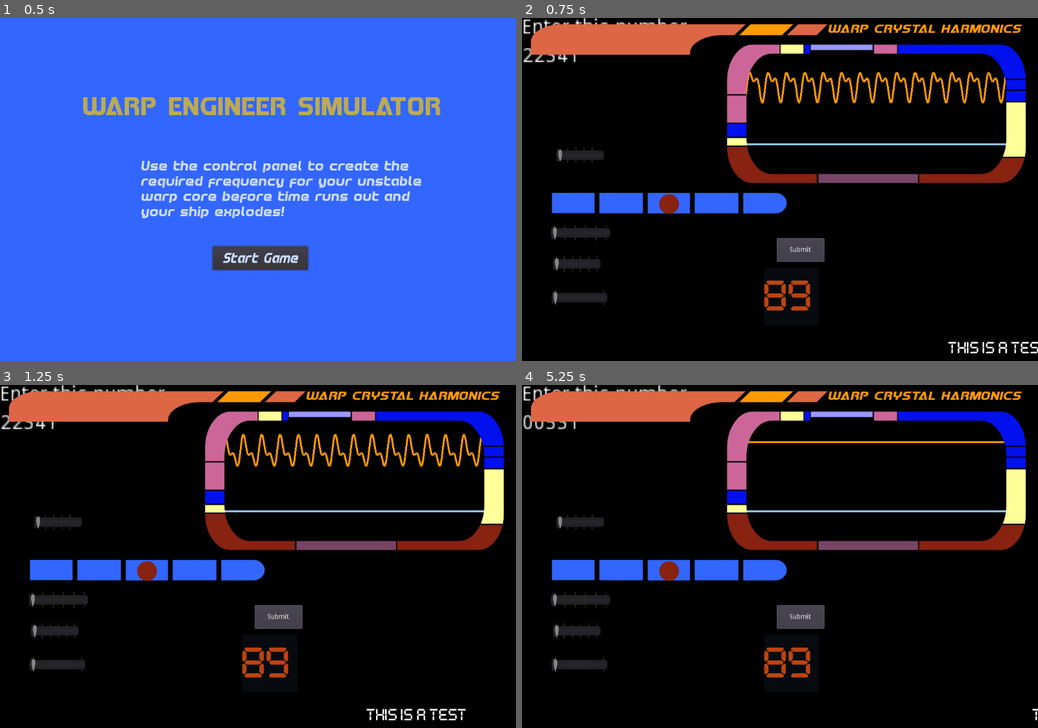
Above: before the commit, frames 1-4 (two rows, left to right).
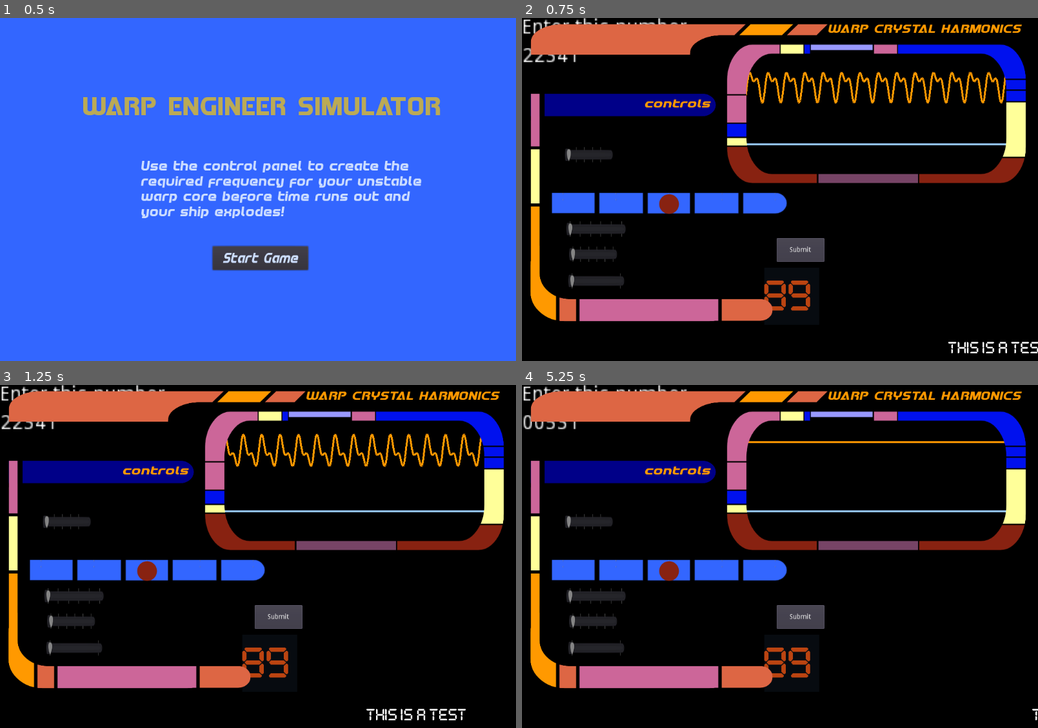
Above: after the commit, the same moments.

Repository: squiggle-at-squiggle/LDJam49
Game: Godot game, scene res://Scenes/Main.tscn
Two runs of this game, one before a commit and one after it. Both use one fixed random seed, a clock stepped at 60 frames per second and the inputs below.
Inputs:
- Up to frame 1 (0.5 s): no input
- Up to frame 2 (0.75 s): click "Start Game" at 0.5 s
- Up to frame 3 (1.25 s): no input
- Up to frame 4 (5.25 s): click "Submit" at 1.25 s; click "Submit" at 2 s; click "Submit" at 2.75 s; tap Enter at 3.5 s; tap Space at 4.25 s; click "Start Game" at 5 s

Frame 1 is identical in both runs. In frame 2, 7.7% of the frame differs, in the area x 1-49%, y 21-89%; in frame 3, 7.7%; in frame 4, 7.7%.

Commit message:
different colors slightly

Diff:
--- a/Scenes/ControlPanel.tscn
+++ b/Scenes/ControlPanel.tscn
@@ -13,6 +13,7 @@
 [ext_resource path="res://Sound/sfx-button-press.mp3" type="AudioStream" id=11]
 [ext_resource path="res://Fonts/title-font.tres" type="DynamicFont" id=12]
 [ext_resource path="res://Art/shape-does-nothing-2.png" type="Texture" id=13]
+[ext_resource path="res://Art/another-sdn-2.png" type="Texture" id=14]
 
 [node name="ControlPanel" type="CanvasLayer"]
 script = ExtResource( 1 )
@@ -41,10 +42,10 @@
 }
 
 [node name="SliderOne" parent="Control" instance=ExtResource( 2 )]
-margin_left = 73.818
-margin_top = 271.624
-margin_right = -881.182
-margin_bottom = -395.376
+margin_left = 91.8492
+margin_top = 270.563
+margin_right = -863.151
+margin_bottom = -396.437
 
 [node name="PlayerScreen" parent="Control" instance=ExtResource( 4 )]
 position = Vector2( 443, 225 )
@@ -52,27 +53,27 @@
 
 [node name="SliderTwo" parent="Control" instance=ExtResource( 5 )]
 margin_left = 63.0
-margin_top = 359.5
+margin_top = 359.854
 margin_right = -892.0
-margin_bottom = -307.5
+margin_bottom = -307.146
 
 [node name="SliderThree" parent="Control" instance=ExtResource( 7 )]
-margin_left = 62.5
-margin_top = 434.5
-margin_right = -892.5
-margin_bottom = -232.5
+margin_left = 95.3805
+margin_top = 427.318
+margin_right = -859.62
+margin_bottom = -239.682
 
 [node name="SliderFour" parent="Control" instance=ExtResource( 8 )]
-margin_left = 67.0
-margin_top = 500.0
-margin_right = -884.0
-margin_bottom = -164.0
+margin_left = 100.941
+margin_top = 480.393
+margin_right = -850.059
+margin_bottom = -183.607
 
 [node name="SliderFive" parent="Control" instance=ExtResource( 9 )]
-margin_left = 64.5
-margin_top = 571.0
-margin_right = -890.5
-margin_bottom = -95.9999
+margin_left = 99.5018
+margin_top = 536.151
+margin_right = -855.498
+margin_bottom = -130.849
 
 [node name="Label" type="Label" parent="Control"]
 margin_left = 640.707
@@ -82,6 +83,24 @@
 custom_fonts/font = ExtResource( 12 )
 custom_colors/font_color = Color( 1, 0.6, 0, 1 )
 text = "WARP CRYSTAL HARMONICS"
+__meta__ = {
+"_edit_use_anchors_": false
+}
+
+[node name="ShapeThingDoesNothing2" type="Sprite" parent="Control"]
+position = Vector2( 176.324, 175.525 )
+scale = Vector2( 0.41513, 0.357899 )
+texture = ExtResource( 14 )
+offset = Vector2( 235.159, 611.249 )
+
+[node name="Label2" type="Label" parent="Control"]
+margin_left = 257.0
+margin_top = 167.0
+margin_right = 400.0
+margin_bottom = 192.0
+custom_fonts/font = ExtResource( 12 )
+custom_colors/font_color = Color( 1, 0.6, 0, 1 )
+text = "controls"
 __meta__ = {
 "_edit_use_anchors_": false
 }
Binary file added: Art/another-sdn-2.png
Not shown, added: Art/another-sdn-2.png.import
Binary file added: Art/another-shape-does-nothing.png
Not shown, added: Art/another-shape-does-nothing.png.import
Not shown: 1 places in Scenes/ControlPanel.tscn that only renumber resources
